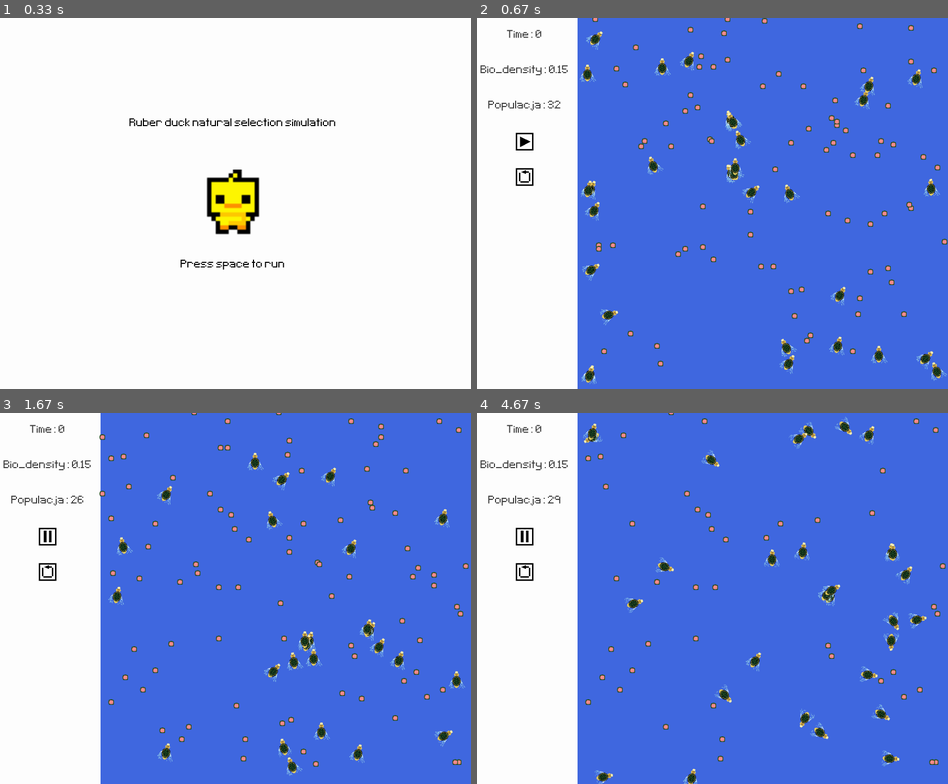
Above: before the commit, frames 1-4 (two rows, left to right).
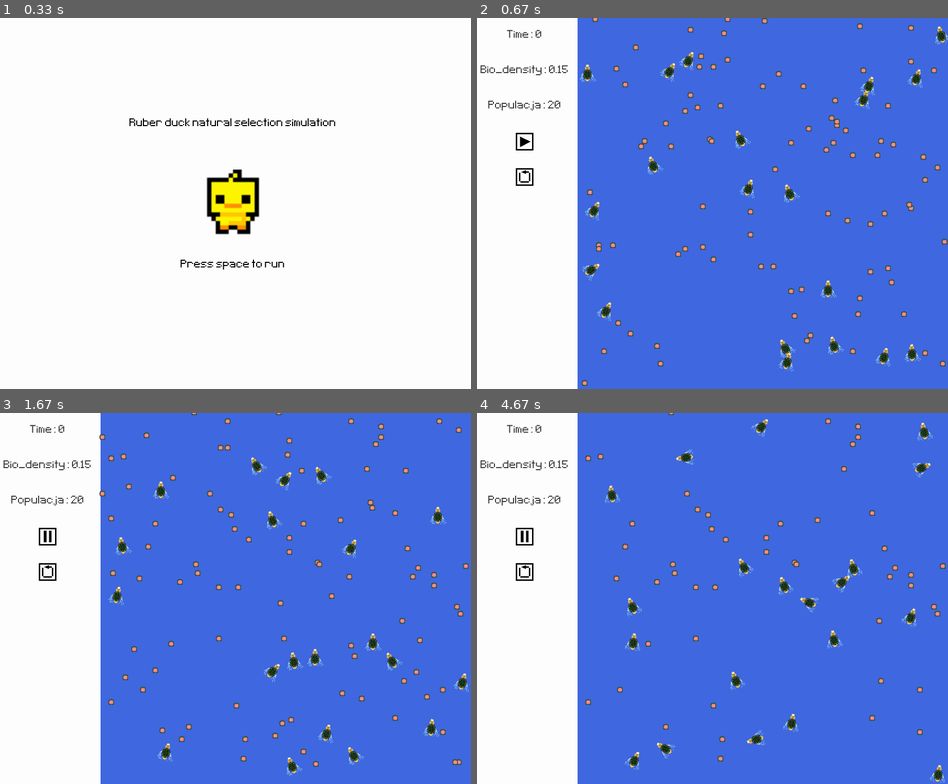
Above: after the commit, the same moments.

Repository: D4S1/Kaczucho-symulacja
Game: pygame game, started from pygame-simulation/simulation.py
The game is run twice, just before and just after one commit, with the same random seed, the same clock (stepped at 60 frames per second) and the same inputs.
Inputs (mouse positions are in pixels of both pictures, inside the frame that each line leads up to):
- Up to frame 1 (0.33 s): no input
- Up to frame 2 (0.67 s): tap Space at 0.33 s
- Up to frame 3 (1.67 s): click (47, 535) at 0.73 s; click (47, 572) at 1.05 s; tap Space at 1.33 s
- Up to frame 4 (4.67 s): tap Space at 1.67, 2.07, 2.37, 2.57, 2.9, 3.2, 3.4, 3.7, 3.97, 4.3, 4.6 s

Frame 1 is identical in both runs. In frame 2, 2.0% of the frame differs, in the area x 15-100%, y 2-100%; in frame 3, 1.9%; in frame 4, 4.1%, in the area x 16-100%, y 1-100%.

Commit message:
seting values

Diff:
--- a/pygame-simulation/duck.py
+++ b/pygame-simulation/duck.py
@@ -21,13 +21,14 @@
         self.group = group
 
         # Koszt energii na 1 krok
-        self.step_energy_cost = self.speed**2 / 1.5
+        self.step_energy_cost = self.speed**2 / 4 + self.sense/50
 
         # Koszt energii na rozmnażanie
-        self.reproduction_energy_cost = 20 * self.step_energy_cost
+        self.reproduction_energy_cost = 1100
 
         # Prawdopodobieństwo, że zajdzie mutacja przy rozmnażaniu
-        self.mutation_probability = 0.5
+        self.speed_mutation_probability = 0.7
+        self.sense_mutation_probability = 0.8
 
         # Prawdopodobieńśtwo, że kaczucha zmieni kierunek
         self.change_dir_probability = 0.2
@@ -106,10 +107,11 @@
     def random_dir(self):
         # ustawienie nowego kierunku
         next_dir = self.dir
+        lr = choice([1, -1])
         if random() < self.change_dir_probability:
             next_dir = [
-                self.dir[0] * math.cos(math.pi / 12) - self.dir[1] * math.sin(math.pi / 12),
-                self.dir[0] * math.sin(math.pi / 12) + self.dir[1] * math.cos(math.pi / 12)
+                self.dir[0] * math.cos(math.pi / 12) - self.dir[1] * math.sin(lr * math.pi / 12),
+                self.dir[0] * math.sin(lr * math.pi / 12) + self.dir[1] * math.cos(math.pi / 12)
             ]
 
         self.dir = next_dir
@@ -148,16 +150,17 @@
         speed = self.speed
         sense = self.sense
 
-        if random() < self.mutation_probability:
+        if random() < self.speed_mutation_probability:
             if speed <= 3 or random() >= 0.5:
                 speed += math.ceil(0.1 * speed)
             else:
                 speed -= math.ceil(0.1 * speed)
 
-            if sense <= 1 or random() >= 0.5:
-                sense += 1
+        if random() < self.sense_mutation_probability:
+            if sense == 1 or random() >= 0.5:
+                sense += 25
             else:
-                sense -= 1
+                sense -= 25
 
         return speed, sense
 
@@ -167,7 +170,7 @@
         warto się zastanowić nad energią graniczną wymaganą do rozmnażania,
         energią zużywaną na rozmnażanie i energią nadawaną dzieciom
         """
-        if self.energy >= 5 * self.reproduction_energy_cost:
+        if self.energy >= 3 * self.reproduction_energy_cost:
             self.energy -= self.reproduction_energy_cost
             speed, sense = self.mutate()
             self.group.add(
@@ -175,7 +178,7 @@
                     name=f"Kaczucha",
                     speed=speed,
                     sense=sense,
-                    energy=2 * self.reproduction_energy_cost,
+                    energy=1000,
                     x=self.rect.x,
                     y=self.rect.y,
                     group=self.group
--- a/pygame-simulation/simulation.py
+++ b/pygame-simulation/simulation.py
@@ -81,9 +81,7 @@
         y = [duck.sense for duck in group]
         count = Counter(zip(x, y))
         size = [50 * count[(x1, y1)] for x1, y1 in zip(x, y)]
-        ax.set(xlim=(0, 15), ylim=(0, 10), xlabel="speed", ylabel="sense", title="Populacja kaczek")
-        ax.set_xlim(0, 15)
-        ax.set_ylim(0, 10)
+        ax.set(xlim=(0, 15), ylim=(0, 300), xlabel="speed", ylabel="sense", title="Populacja kaczek")
         ax.scatter(x, y, s=size)
     plt.show(block=False)
     plt.pause(1./30)
@@ -123,7 +121,7 @@
                     name = f"Kaczucha no {i}",
                     speed = randint(6, 10),
                     sense = 100,
-                    energy = 3000,
+                    energy = 1000,
                     x = randint(width, width + height),
                     y = randint(1, height),
                     group = ducks
